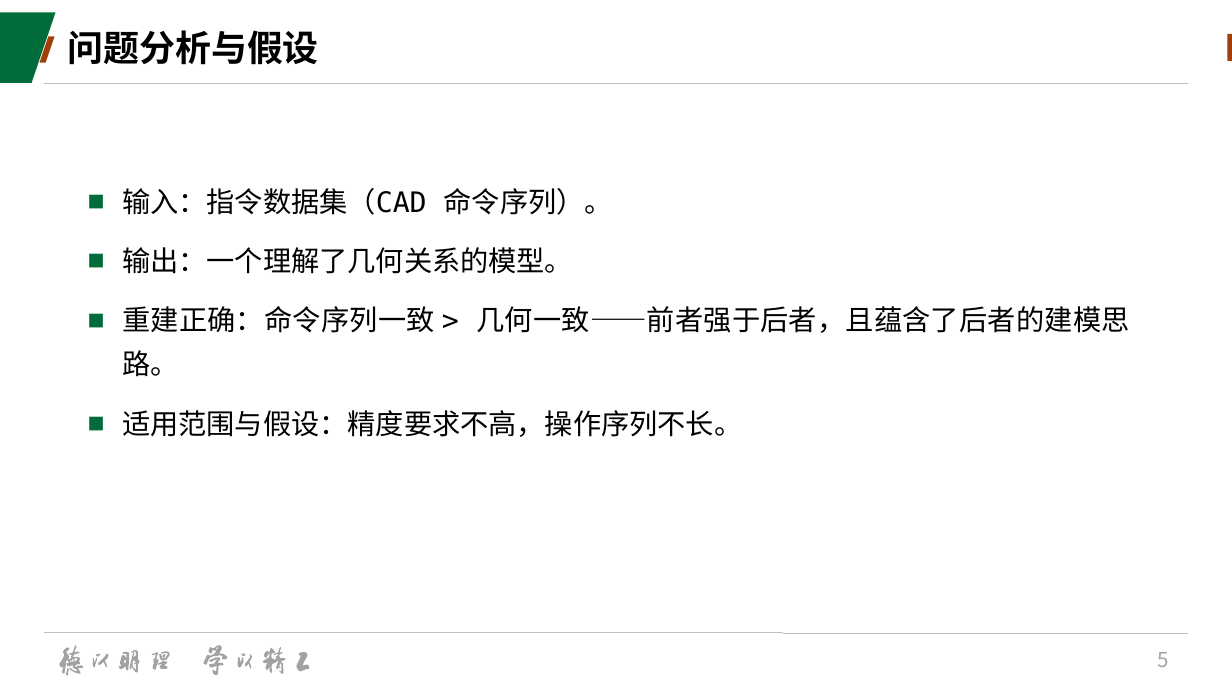
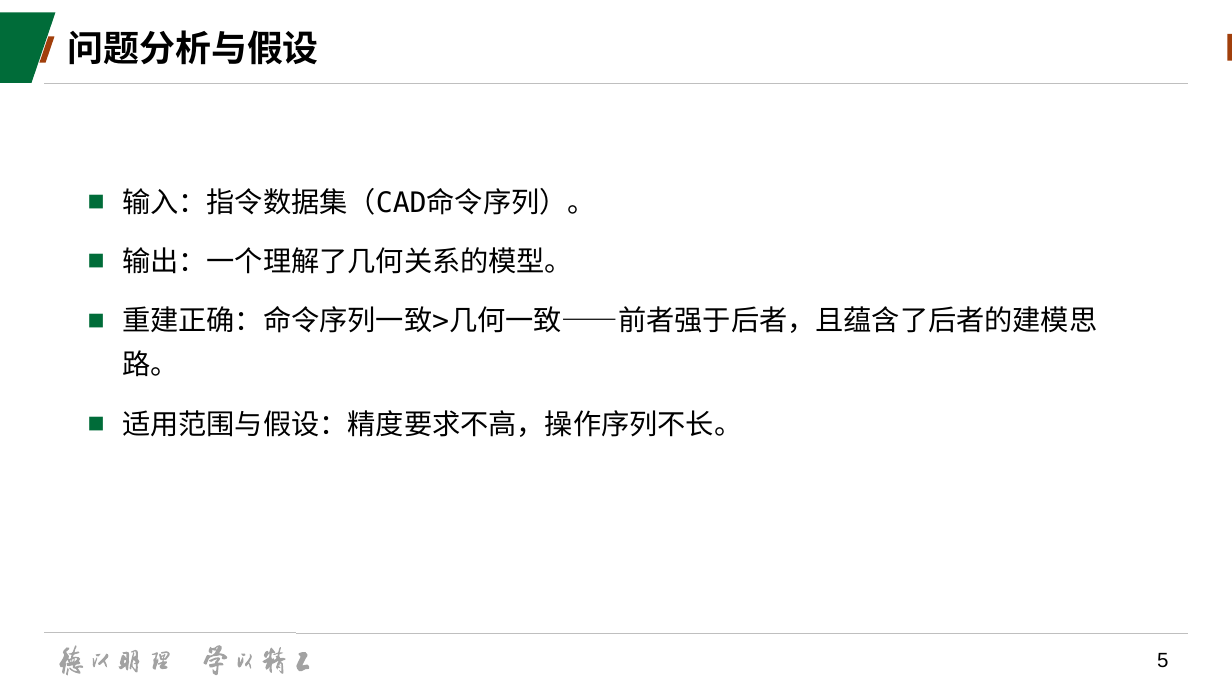
Before and after one commit to starfish667/deepcad_test, a slide deck: slide 5 of doc/AICAD汇报.pptx. Drawn at 1232x693 pixels with LibreOffice and Linux fonts; fonts in the diff are those of the drawing; background and template pictures are left out. Boxes give left, top, right and bottom in pixels: in the first picture for what was removed or moved away, otherwise in the second. Text is boxed around its words. In the diff, an @@ line names an element or a change of style, - is before the commit and + after.

```diff
--- a/doc/AICAD汇报.pptx
+++ b/doc/AICAD汇报.pptx
@@ text at (x1=122, y1=188, x2=596, y2=215): text changed @@
-■ 输入：指令数据集（CAD 命令序列）。
+■ 输入：指令数据集（CAD命令序列）。
@@ text at (x1=122, y1=247, x2=742, y2=437): alignment justified to left @@
@@ text at (x1=122, y1=306, x2=1097, y2=377): text changed @@
-■ 重建正确：命令序列一致 > 几何一致——前者强于后者，且蕴含了后者的建模思路。
+■ 重建正确：命令序列一致>几何一致——前者强于后者，且蕴含了后者的建模思路。
@@ page number at (x1=1157, y1=653, x2=1168, y2=668): font Noto Sans CJK SC to Arial, text colour #A2A2A2 to #000000 @@
```
Also in this commit, not shown: 23 other slides changed.
